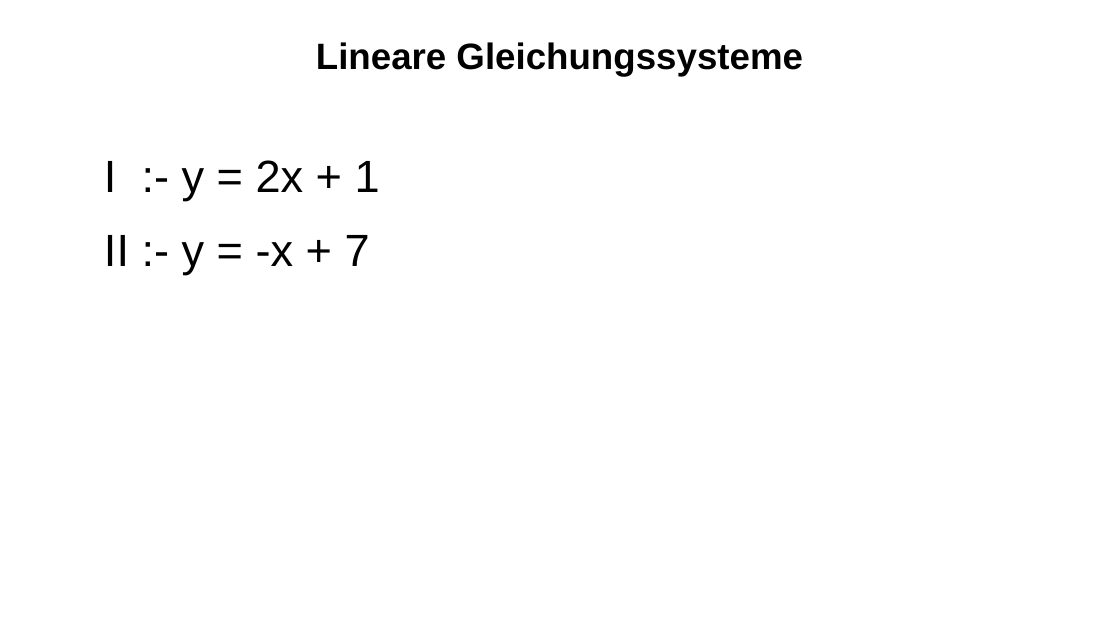
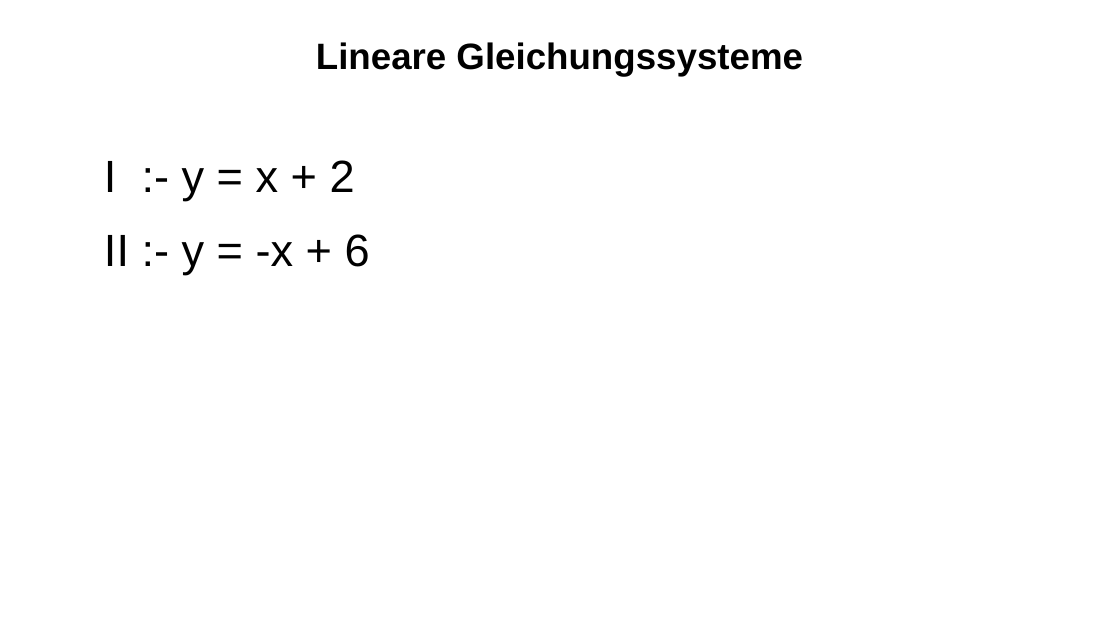
Before and after one commit to bearums/teaching, a slide deck: slide 2 of B5/Mathe/2024/D12/ZP/07-Lineare-Gleichungssysteme/LGS.odp. Drawn at 1120x630 pixels with LibreOffice and Linux fonts; fonts in the diff are those of the drawing. Boxes give left, top, right and bottom in pixels: in the first picture for what was removed or moved away, otherwise in the second. Text is boxed around its words. In the diff, an @@ line names an element or a change of style, - is before the commit and + after.

```diff
--- a/B5/Mathe/2024/D12/ZP/07-Lineare-Gleichungssysteme/LGS.odp
+++ b/B5/Mathe/2024/D12/ZP/07-Lineare-Gleichungssysteme/LGS.odp
@@ text at (x1=104, y1=160, x2=370, y2=275): text changed @@
-I :- y = 2x + 1
-II :- y = -x + 7
+I :- y = x + 2
+II :- y = -x + 6
```
Also in this commit, not shown: 2 slides added, 10 other files.
